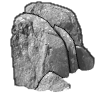
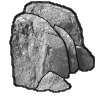
Two versions of the same layered image (100x100). Layer-by-layer changes:
painted on "line" over left=9, top=1, right=95, bottom=93
